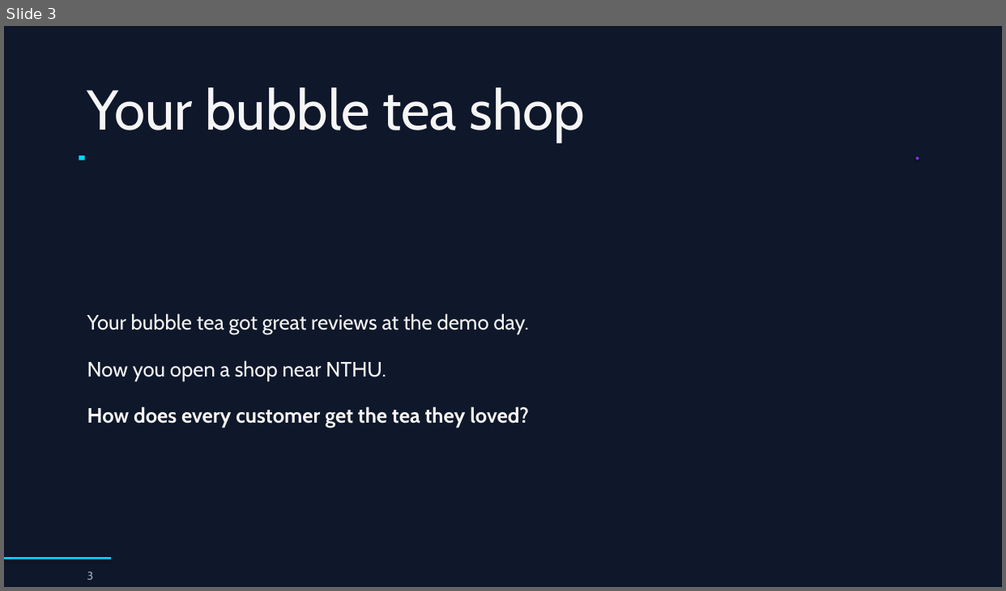
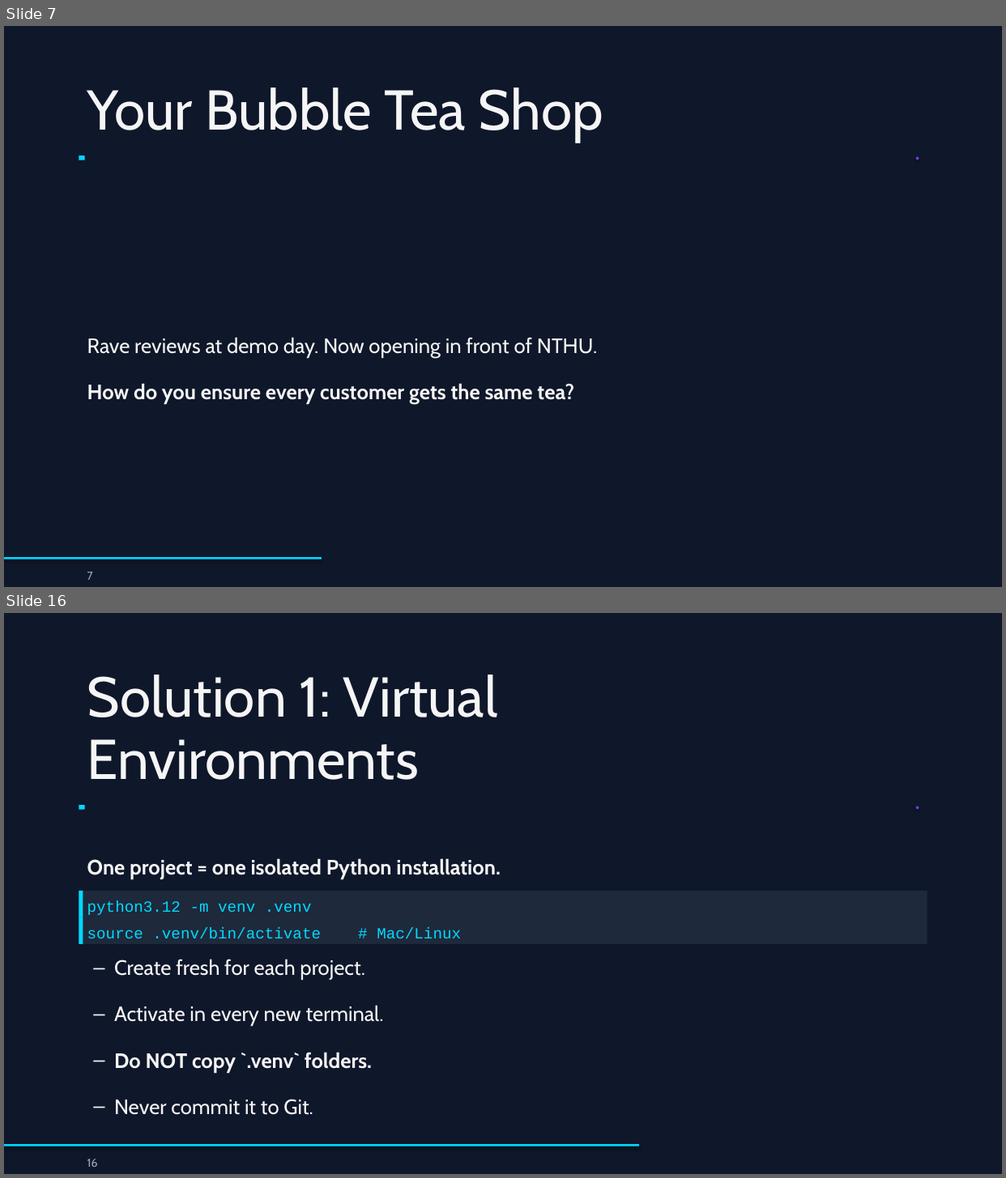
Before and after one commit to drweihungpan-lab/3R-teaching, a slide deck: materials/slides/session-1.pptx. Shown one above the other, each under a label of ours: slide 3 before the commit, slides 7 and 16 after it; the slides between them are not shown. The pictures are 1006x591 and 1006x1178 pixels, drawn with LibreOffice and Linux fonts; fonts in the diff are those of the drawing. Boxes give left, top, right and bottom in pixels: in the first picture for what was removed or moved away, otherwise in the second. Text is boxed around its words. In the diff, an @@ line names an element or a change of style, - is before the commit and + after.

```diff
--- a/materials/slides/session-1.pptx
+++ b/materials/slides/session-1.pptx
@@ slide 16 added at <box>4,613,1002,1174</box>, background #0F172A @@
@@ text added at <box>87,675,498,780</box>, 54 pt, text #F5F5F5 @@
+Solution 1: Virtual
+Environments
@@ rectangle added at <box>79,806,85,810</box>, fill #00D9FF @@
@@ ellipse added at <box>916,806,918,809</box>, fill #7C3AED @@
@@ text added at <box>87,858,501,879</box>, 20 pt, text #F5F5F5, bold @@
+One project = one isolated Python installation.
@@ rectangle added at <box>79,891,927,918</box>, fill #1E293B, 15 pt, text #00D9FF @@
+python3.12 -m venv .venv
@@ rectangle added at <box>79,891,83,918</box>, fill #00D9FF @@
@@ rectangle added at <box>79,918,927,944</box>, fill #1E293B, 15 pt, text #00D9FF @@
+source .venv/bin/activate # Mac/Linux
@@ rectangle added at <box>79,918,83,944</box>, fill #00D9FF @@
@@ text added at <box>114,959,365,980</box>, 20 pt, text #F5F5F5 @@
+– Create fresh for each project.
@@ text added at <box>114,1005,384,1026</box>, 20 pt, text #F5F5F5 @@
+– Activate in every new terminal.
@@ text added at <box>114,1052,372,1072</box>, 20 pt, text #F5F5F5, bold @@
+– Do NOT copy `.venv` folders.
@@ text added at <box>114,1099,313,1115</box>, 20 pt, text #F5F5F5 @@
+– Never commit it to Git.
@@ rectangle added at <box>4,1144,639,1147</box>, fill #00D9FF @@
@@ text added at <box>87,1159,98,1167</box>, 11 pt, text #A0A8B8 @@
+16
@@ what was slide 3 is now slide 7 @@
@@ slide 7 changed as well @@
@@ text at <box>87,88,603,142</box>: text changed @@
-Your bubble tea shop
+Your Bubble Tea Shop
@@ text at <box>87,337,597,358</box>: text changed @@
-Your bubble tea got great reviews at the demo day.
+Rave reviews at demo day. Now opening in front of NTHU.
@@ text at <box>87,383,574,404</box>: text changed; bold on @@
-Now you open a shop near NTHU.
+How do you ensure every customer gets the same tea?
@@ text removed at <box>87,407,529,428</box> @@
-How does every customer get the tea they loved?
@@ rectangle: place and size @@
-rectangle at <box>4,557,111,560</box>
+rectangle at <box>4,557,322,560</box>
@@ text at <box>87,572,93,580</box>: text changed @@
-3
+7
```
Also in this commit, not shown: 1 other slide changed, 24 other slides added, 26 slides removed, 1 other file.
